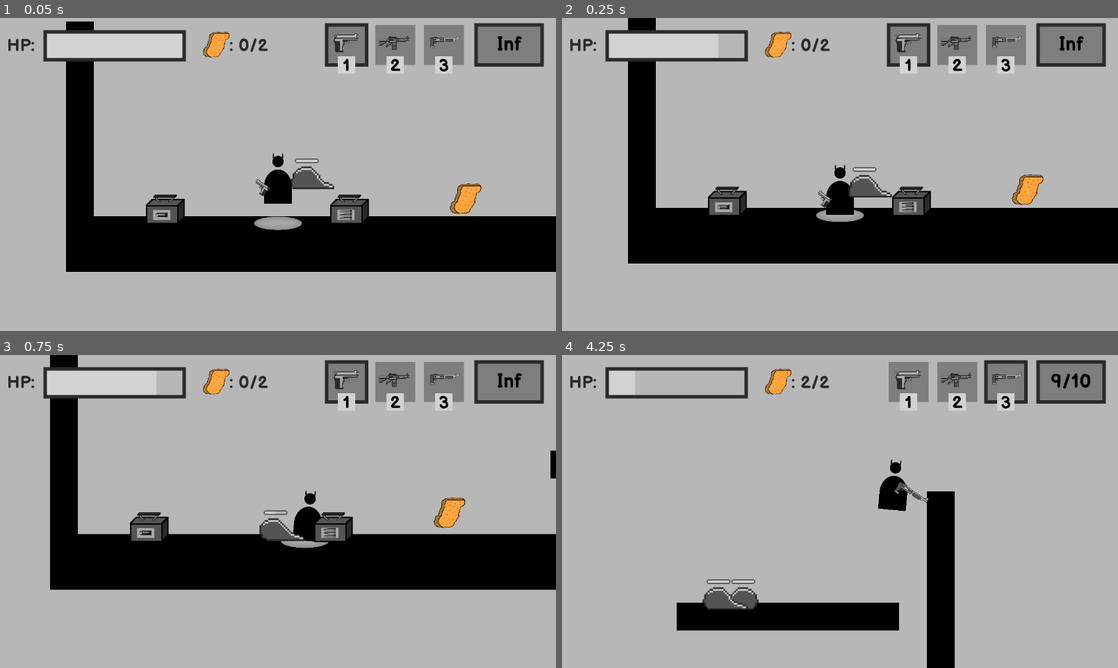
Above: before the commit, frames 1-4 (two rows, left to right).
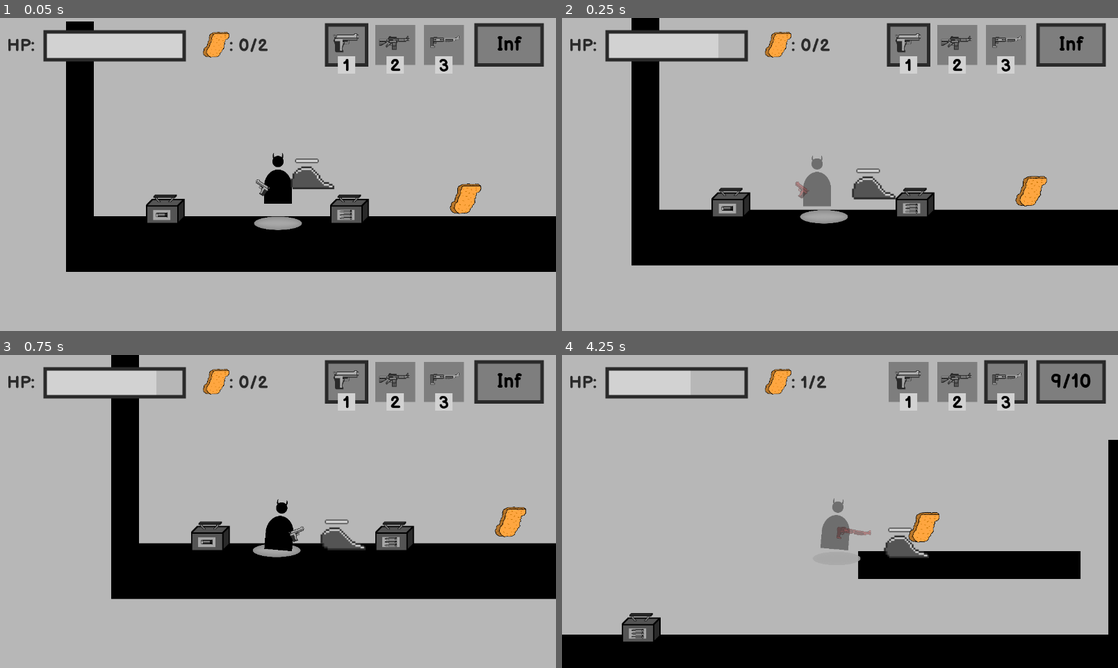
Above: after the commit, the same moments.

Repository: BesterCoder/nuggie-collector
Game: Godot game, scene res://levels/level_001.tscn
Same seed, same stepped clock (60 frames per second), same inputs: the game is played once before the commit and once after it.
Inputs (mouse positions are in pixels of both pictures, inside the frame that each line leads up to):
- Up to frame 1 (0.05 s): no input
- Up to frame 2 (0.25 s): no input
- Up to frame 3 (0.75 s): move the mouse to (400, 495) at 0.52 s; press the mouse at (400, 495) at 0.53 s; hold D (move_right) from 0.53 s (still down)
- Up to frame 4 (4.25 s): tap W (jump) at 0.77, 1.52, 3.02, 3.77 s; move the mouse to (728, 527) at 1.27 s; release the mouse at (728, 527) at 1.28 s; tap 1 (select_pistol) at 1.35 s; move the mouse to (895, 442) at 2.02 s; release D (move_right) at 2.03 s; hold A (move_left) 2.03-2.78 s; tap 2 (select_rifle) at 2.1 s; move the mouse to (812, 574) at 2.77 s; hold D (move_right) from 2.78 s (still down); tap 3 (select_shotgun) at 2.85 s; move the mouse to (1006, 558) at 3.52 s; press the mouse at (1006, 558) at 3.53 s

Frame 1 is identical in both runs. In frame 2, 4.5% of the frame differs, in the area x 11-100%, y 0-80%; in frame 3, 15%; in frame 4, 23%, in the area x 0-100%, y 5-100%.

Commit message:
Player gets knocked back when slime deals damage

Diff:
--- a/characters/enemies/slime/EnemySlime.gd
+++ b/characters/enemies/slime/EnemySlime.gd
@@ -55,4 +55,4 @@
 	velocity = move_and_slide(velocity, Vector2.UP)
 
 func _on_player_body_entered(body):
-	body.deal_damage(20)
+	body.deal_damage(20, global_position.x)
--- a/characters/player/Player.gd
+++ b/characters/player/Player.gd
@@ -18,15 +18,34 @@
 var weapons = []
 var health = 100
 var max_health = 100
+var hurting = false
 
 # Dealing negative damage heals the player
-func deal_damage(damage: int):
+# if enemy_posx is not NAN player is knocked back
+# to a direction based on enemy_position
+func deal_damage(damage: int, enemy_posx: int = NAN):
 	health -= damage
 	if health <= 0:
 		queue_free()
 	elif health > max_health:
 		health = max_health
 	emit_signal("health_chagned")
+
+	# Deal with knockback after the damage is dealt
+	# NAN is not equal to it self
+	if String(enemy_posx) == "nan":
+		return
+
+	set_modulate(Color(1, 0.3, 0.3, 0.4))
+	velocity.y = JUMPFORCE * 0.5
+
+	if position.x < enemy_posx:
+		velocity.x = -1500
+	elif position.x > enemy_posx:
+		velocity.x = 1500
+
+	hurting = true
+	$HurtTimer.start()
 
 # Add a ammo object
 func add_ammo(ammo):
@@ -120,9 +139,19 @@
 	weapons = [$Pistol, $Rifle, $Shotgun]
 	current_weapon = weapons[0]
 
+func _move_player():
+	velocity.y += GRAVITY
+	velocity = move_and_slide(velocity, Vector2.UP)
+	# Smoothly stop the character from moving with lerp
+	velocity.x = lerp(velocity.x, 0, 0.2)
+
 func _physics_process(_delta):
 	_weapon_pos()
 	_halo_location()
+
+	if hurting:
+		_move_player()
+		return
 
 	if Input.is_action_pressed("move_right"):
 		current_direction = move_dir.MOVE_RIGHT
@@ -151,7 +180,9 @@
 	elif Input.is_action_just_pressed("select_shotgun"):
 		_change_weapon(2)
 
-	velocity.y += GRAVITY
-	velocity = move_and_slide(velocity, Vector2.UP)
-	# Smoothly stop the character from moving with lerp
-	velocity.x = lerp(velocity.x, 0, 0.2)
+	_move_player()
+
+func _on_hurt_timer_timeout():
+	# Restore the color back to normal
+	set_modulate(Color(1, 1, 1, 1))
+	hurting = false
--- a/characters/player/Player.tscn
+++ b/characters/player/Player.tscn
@@ -38,3 +38,7 @@
 visible = false
 position = Vector2( 112, 120 )
 scale = Vector2( 0.3, 0.3 )
+
+[node name="HurtTimer" type="Timer" parent="."]
+wait_time = 0.5
+[connection signal="timeout" from="HurtTimer" to="." method="_on_hurt_timer_timeout"]
